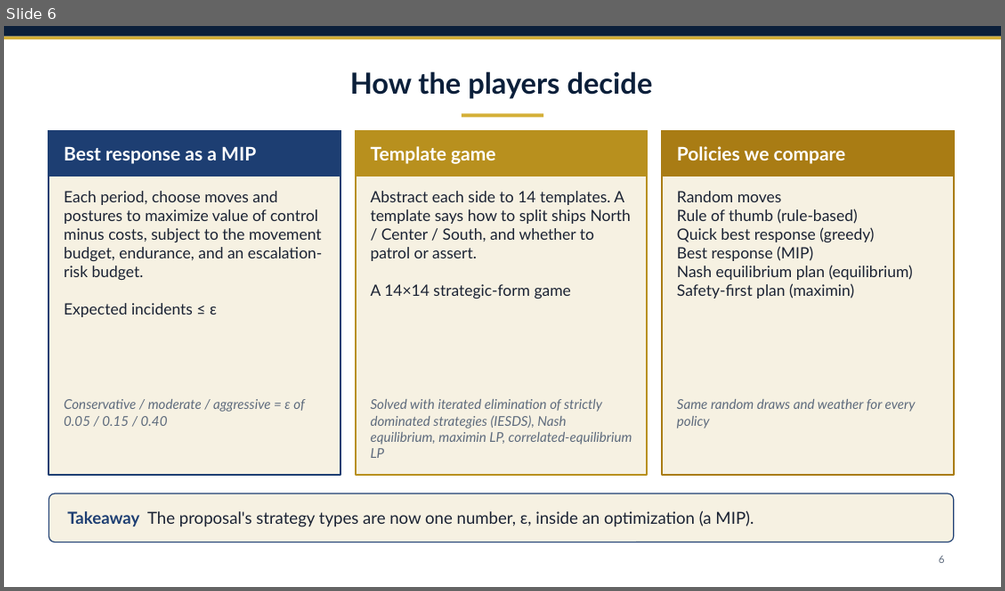
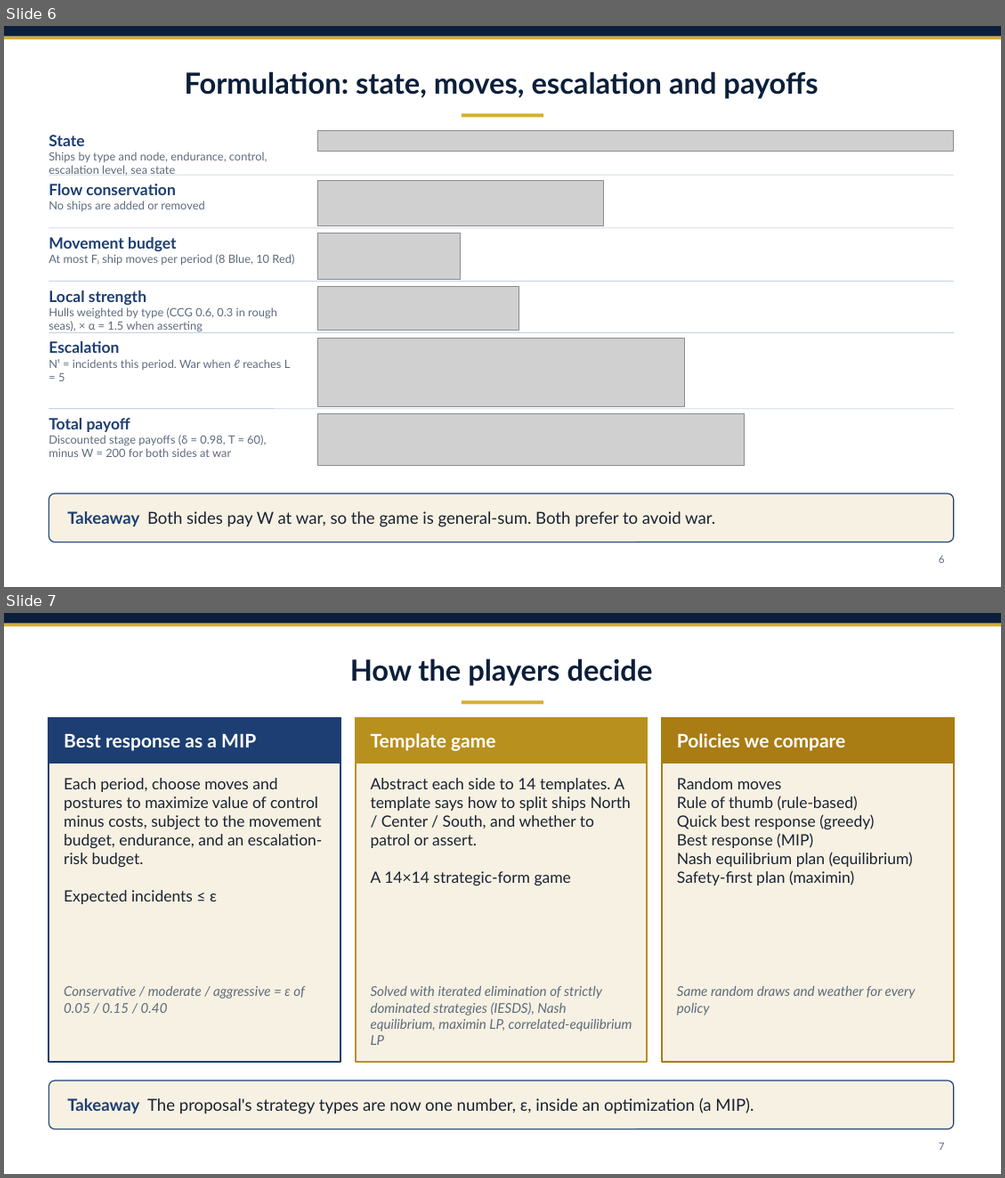
Before and after one commit to draggin-anchor/6.S974-Wargaming-Term-Project, a slide deck: deliverables/02-workshop1-slides.pptx. Shown one above the other, each under a label of ours: slide 6 before the commit, slides 6 and 7 after it. The pictures are 1005x591 and 1005x1178 pixels, drawn with LibreOffice and Linux fonts; fonts in the diff are those of the drawing; grey boxes stand for pictures. Boxes give left, top, right and bottom in pixels: in the first picture for what was removed or moved away, otherwise in the second. Text is boxed around its words. In the diff, an @@ line names an element or a change of style, - is before the commit and + after.

```diff
--- a/deliverables/02-workshop1-slides.pptx
+++ b/deliverables/02-workshop1-slides.pptx
@@ slide 6 added at bbox=[4, 26, 1001, 587], background #FFFFFF; not listed: 3 template elements that a slide beside it also shows @@
@@ title added at bbox=[185, 71, 817, 99], 28 pt, text #0B1F3A, bold @@
+Formulation: state, moves, escalation and payoffs
@@ picture added at bbox=[318, 131, 954, 151] @@
@@ text added at bbox=[48, 135, 267, 176], 11 pt, text #5E6B7D @@
+State
+Ships by type and node, endurance, control, escalation level, sea state
@@ line added from (48, 175) to (954, 175), #A9B8CC 0.5 pt @@
@@ text added at bbox=[48, 184, 204, 211], 11 pt, text #5E6B7D @@
+Flow conservation
+No ships are added or removed
@@ picture added at bbox=[318, 180, 604, 225] @@
@@ line added from (48, 228) to (954, 228), #A9B8CC 0.5 pt @@
@@ text added at bbox=[48, 237, 294, 265], 11 pt, text #5E6B7D @@
+Movement budget
+At most Fᵢ ship moves per period (8 Blue, 10 Red)
@@ picture added at bbox=[318, 233, 461, 279] @@
@@ line added from (48, 281) to (954, 281), #A9B8CC 0.5 pt @@
@@ text added at bbox=[48, 290, 277, 332], 11 pt, text #5E6B7D @@
+Local strength
+Hulls weighted by type (CCG 0.6, 0.3 in rough seas), × α = 1.5 when asserting
@@ picture added at bbox=[318, 286, 519, 330] @@
@@ line added from (48, 332) to (954, 332), #A9B8CC 0.5 pt @@
@@ text added at bbox=[48, 341, 291, 381], 11 pt, text #5E6B7D @@
+Escalation
+Nᵗ = incidents this period. War when ℓ reaches L = 5
@@ picture added at bbox=[318, 338, 685, 407] @@
@@ line added from (48, 409) to (954, 409), #A9B8CC 0.5 pt @@
@@ text added at bbox=[48, 418, 266, 457], 11 pt, text #5E6B7D @@
+Total payoff
+Discounted stage payoffs (δ = 0.98, T = 60), minus W = 200 for both sides at war
@@ picture added at bbox=[318, 414, 744, 466] @@
@@ rounded rectangle added at bbox=[48, 493, 954, 542], fill #F6F1E2, outline #1D3E72 1 pt @@
@@ text added at bbox=[67, 511, 715, 527], 16 pt, text #1A2233 @@
+Takeaway Both sides pay W at war, so the game is general-sum. Both prefer to avoid war.
@@ page number added at bbox=[938, 555, 945, 563], 10 pt, text #5E6B7D @@
+6
@@ what was slide 6 is now slide 7 @@
@@ page number at bbox=[938, 1142, 945, 1150]: text changed @@
-6
+7
```
Also in this commit, not shown: 4 slides changed, 1 other slide added, 31 other files.
